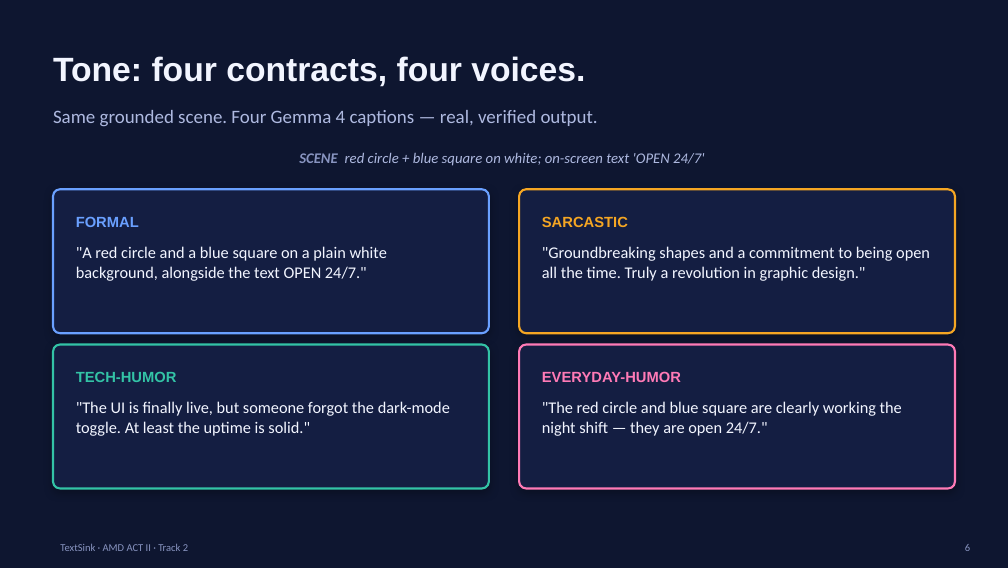
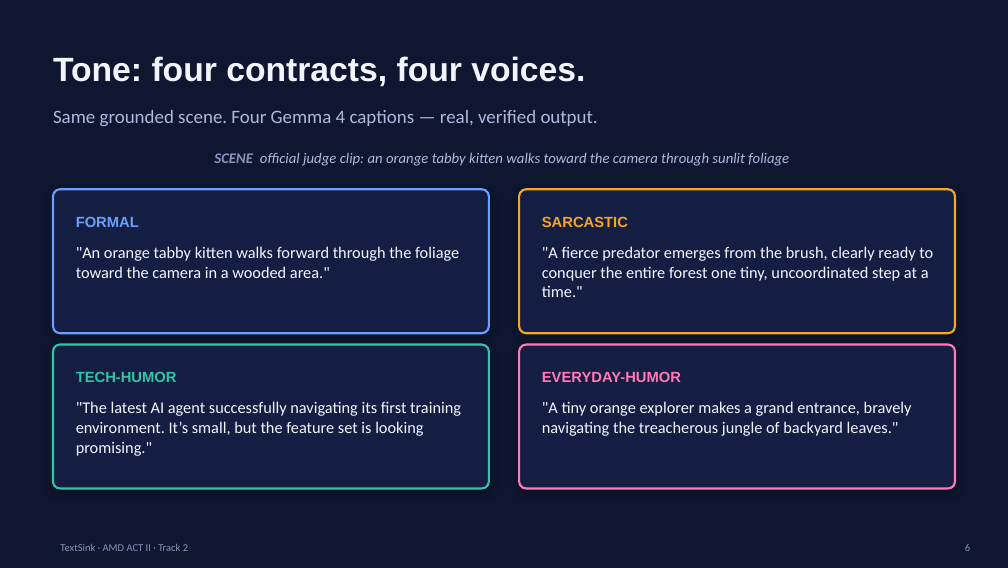
Before and after one commit to banksythequantLab/textsink, a slide deck: slide 6 of submission/TextSink_Track2.pptx. Drawn at 1008x568 pixels with LibreOffice and Linux fonts; fonts in the diff are those of the drawing. Boxes give left, top, right and bottom in pixels: in the first picture for what was removed or moved away, otherwise in the second. Text is boxed around its words. In the diff, an @@ line names an element or a change of style, - is before the commit and + after.

Commit message:
deck: real Gemma captions on slide 6, harness contract + live repo URL on slide 8

```diff
--- a/submission/TextSink_Track2.pptx
+++ b/submission/TextSink_Track2.pptx
@@ text at <box>214,152,789,166</box>: text changed @@
-SCENE red circle + blue square on white; on-screen text 'OPEN 24/7'
+SCENE official judge clip: an orange tabby kitten walks toward the camera through sunlit foliage
@@ text at <box>76,246,459,278</box>: text changed @@
-"A red circle and a blue square on a plain white background, alongside the text OPEN 24/7."
+"An orange tabby kitten walks forward through the foliage toward the camera in a wooded area."
@@ text at <box>542,246,933,297</box>: text changed @@
-"Groundbreaking shapes and a commitment to being open all the time. Truly a revolution in graphic design."
+"A fierce predator emerges from the brush, clearly ready to conquer the entire forest one tiny, uncoordinated step at a time."
@@ text at <box>76,401,461,456</box>: text changed @@
-"The UI is finally live, but someone forgot the dark-mode toggle. At least the uptime is solid."
+"The latest AI agent successfully navigating its first training environment. It’s small, but the feature set is looking promising."
@@ text at <box>542,401,912,436</box>: text changed @@
-"The red circle and blue square are clearly working the night shift — they are open 24/7."
+"A tiny orange explorer makes a grand entrance, bravely navigating the treacherous jungle of backyard leaves."
```
Also in this commit, not shown: 1 other slide changed, 3 other files.
